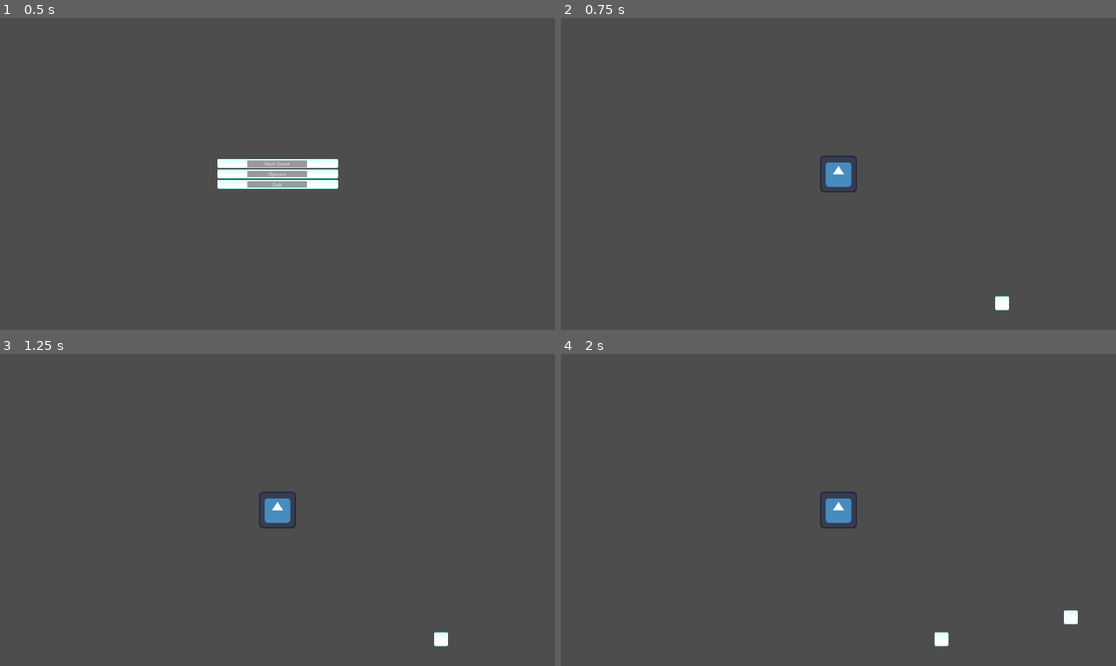
Above: before the commit, frames 1-4 (two rows, left to right).
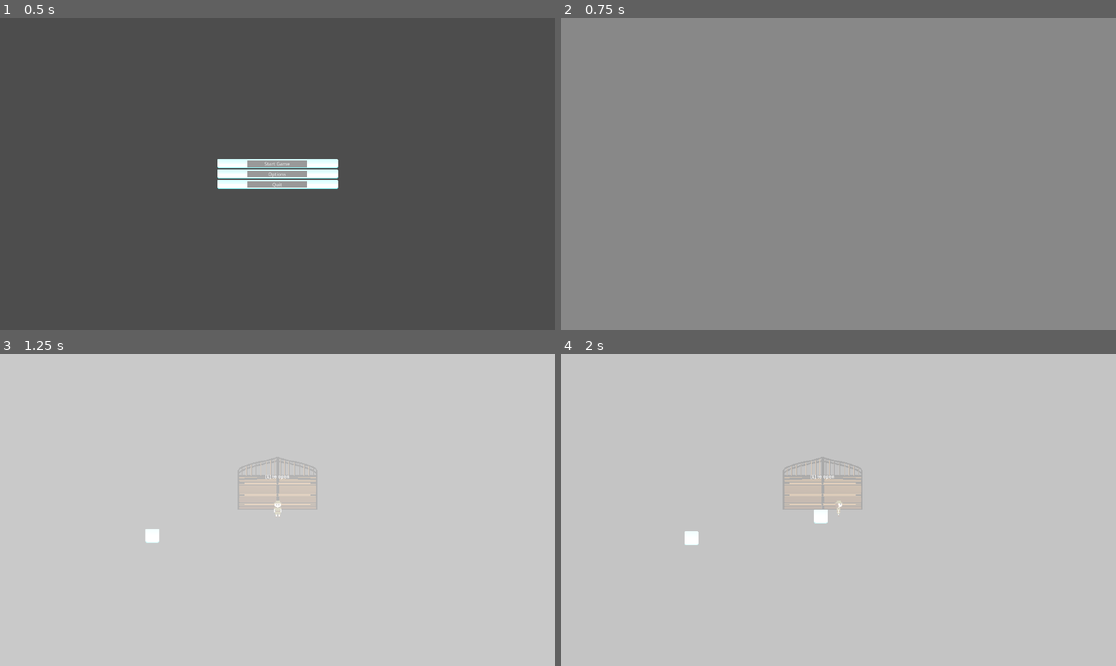
Above: after the commit, the same moments.

Repository: BlueEyedKing/PurpleTeamGameProject
Game: Godot game, scene res://main.tscn
Two runs of this game, one before a commit and one after it. Both use one fixed random seed, a clock stepped at 60 frames per second and the inputs below. The engine's default icon, where the game draws it, is replaced by a stand-in: a white triangle on a blue panel in a dark square.
Inputs:
- Up to frame 1 (0.5 s): no input
- Up to frame 2 (0.75 s): click "Start Game" at 0.5 s
- Up to frame 3 (1.25 s): no input
- Up to frame 4 (2 s): hold D (right) from 1.28 s (still down); hold E (advance_dialog) from 1.28 s (still down)

Frame 1 is identical in both runs. In frame 2, 100% of the frame differs, in the area x 0-100%, y 0-100%; in frame 3, 100%; in frame 4, 100%.

Commit message:
feat: travel system
jank commit but its w.e, main change was this simple travel system

Diff:
--- a/game-project/Levels/camp_1.tscn
+++ b/game-project/Levels/camp_1.tscn
@@ -1,6 +1,7 @@
-[gd_scene load_steps=2 format=3 uid="uid://b5cn2mu4srl7d"]
+[gd_scene load_steps=3 format=3 uid="uid://b5cn2mu4srl7d"]
 
 [ext_resource type="Texture2D" uid="uid://cpmsabw7q3px7" path="res://Resources/textBox.png" id="1_s1ba8"]
+[ext_resource type="PackedScene" uid="uid://c46j0y5d7wn0w" path="res://MiscObjects/gateOutOfCity.tscn" id="2_ip8uc"]
 
 [node name="Camp1" type="Node2D"]
 
@@ -11,3 +12,8 @@
 [node name="TextBox2" type="Sprite2D" parent="."]
 position = Vector2(1014, 372)
 texture = ExtResource("1_s1ba8")
+
+[node name="gate_main_city" parent="." instance=ExtResource("2_ip8uc")]
+position = Vector2(1020, 258)
+destination_level = "main_city"
+destination_gate = "camp_1"
--- a/game-project/Levels/main_city.tscn
+++ b/game-project/Levels/main_city.tscn
@@ -1,9 +1,15 @@
-[gd_scene load_steps=2 format=3 uid="uid://c7j1lrf61kik0"]
+[gd_scene load_steps=3 format=3 uid="uid://c7j1lrf61kik0"]
 
 [ext_resource type="Texture2D" uid="uid://cpmsabw7q3px7" path="res://Resources/textBox.png" id="1_ajoiv"]
+[ext_resource type="PackedScene" uid="uid://c46j0y5d7wn0w" path="res://MiscObjects/gateOutOfCity.tscn" id="2_ixmwh"]
 
 [node name="MainCity" type="Node2D"]
 
 [node name="TextBox" type="Sprite2D" parent="."]
 position = Vector2(229, 283)
 texture = ExtResource("1_ajoiv")
+
+[node name="gate_camp_1" parent="." instance=ExtResource("2_ixmwh")]
+position = Vector2(662, 102)
+destination_level = "camp_1"
+destination_gate = "main_city"
--- /dev/null
+++ b/game-project/MiscObjects/gateOutOfCity.gd
@@ -0,0 +1,19 @@
+extends Node2D
+class_name Gate
+
+@onready var interaction_area: InteractionArea = $InteractionArea
+@export var destination_level: String
+@export var destination_gate: String
+
+@onready var spawn_point: Marker2D = $SpawnPoint
+@onready var animated_sprite_2d: AnimatedSprite2D = $AnimatedSprite2D
+
+# Called when the node enters the scene tree for the first time.
+func _ready() -> void:
+	interaction_area.interact = Callable(self, "_open_gate")
+
+
+func _open_gate():
+	animated_sprite_2d.animation = "Open"
+	# TODO forced animation of player walking out of city while screen fading out for example
+	EventBus.travel.emit(destination_level, destination_gate)
--- /dev/null
+++ b/game-project/MiscObjects/gateOutOfCity.tscn
@@ -0,0 +1,47 @@
+[gd_scene load_steps=7 format=3 uid="uid://c46j0y5d7wn0w"]
+
+[ext_resource type="Texture2D" uid="uid://bb4gdjx53d8or" path="res://Resources/Sprites/shitGate.png" id="1_ex6se"]
+[ext_resource type="Script" uid="uid://rjdws3s48yfk" path="res://MiscObjects/gateOutOfCity.gd" id="1_x7k1u"]
+[ext_resource type="PackedScene" uid="uid://blafrjv46qgh2" path="res://Systems/Interaction/interaction area/interaction_area.tscn" id="2_x7k1u"]
+[ext_resource type="Texture2D" uid="uid://c4uk27n6rutal" path="res://Resources/Sprites/shitGateOpen.png" id="3_0d0ww"]
+
+[sub_resource type="SpriteFrames" id="SpriteFrames_0e6fv"]
+animations = [{
+"frames": [{
+"duration": 1.0,
+"texture": ExtResource("1_ex6se")
+}],
+"loop": false,
+"name": &"Closed",
+"speed": 5.0
+}, {
+"frames": [{
+"duration": 1.0,
+"texture": ExtResource("3_0d0ww")
+}],
+"loop": false,
+"name": &"Open",
+"speed": 5.0
+}]
+
+[sub_resource type="RectangleShape2D" id="RectangleShape2D_0d0ww"]
+size = Vector2(274, 56)
+
+[node name="gate" type="Node2D"]
+script = ExtResource("1_x7k1u")
+
+[node name="AnimatedSprite2D" type="AnimatedSprite2D" parent="."]
+position = Vector2(3.0517578e-05, 7.6293945e-06)
+scale = Vector2(0.47916666, 0.47916666)
+sprite_frames = SubResource("SpriteFrames_0e6fv")
+animation = &"Closed"
+
+[node name="InteractionArea" parent="." instance=ExtResource("2_x7k1u")]
+action_name = "open"
+
+[node name="CollisionShape2D" type="CollisionShape2D" parent="InteractionArea"]
+position = Vector2(0, 62)
+shape = SubResource("RectangleShape2D_0d0ww")
+
+[node name="SpawnPoint" type="Marker2D" parent="."]
+position = Vector2(0, 92)
--- /dev/null
+++ b/game-project/MiscObjects/transition_screen.tscn
@@ -0,0 +1,73 @@
+[gd_scene load_steps=6 format=3 uid="uid://b5dyx2os8ee55"]
+
+[ext_resource type="Script" uid="uid://dht3ae5j20nwg" path="res://Scripts/transitionScreen.gd" id="1_5luwm"]
+
+[sub_resource type="Animation" id="Animation_2ycwv"]
+resource_name = "fadeToBlack"
+length = 0.5
+tracks/0/type = "value"
+tracks/0/imported = false
+tracks/0/enabled = true
+tracks/0/path = NodePath("ColorRect:modulate")
+tracks/0/interp = 1
+tracks/0/loop_wrap = true
+tracks/0/keys = {
+"times": PackedFloat32Array(0, 0.49830082),
+"transitions": PackedFloat32Array(1, 1),
+"update": 0,
+"values": [Color(1, 1, 1, 0), Color(1, 1, 1, 1)]
+}
+
+[sub_resource type="Animation" id="Animation_2wtyp"]
+length = 0.001
+tracks/0/type = "value"
+tracks/0/imported = false
+tracks/0/enabled = true
+tracks/0/path = NodePath("ColorRect:modulate")
+tracks/0/interp = 1
+tracks/0/loop_wrap = true
+tracks/0/keys = {
+"times": PackedFloat32Array(0),
+"transitions": PackedFloat32Array(1),
+"update": 0,
+"values": [Color(1, 1, 1, 0)]
+}
+
+[sub_resource type="Animation" id="Animation_6uk4k"]
+resource_name = "fadeToNormal"
+length = 0.5
+tracks/0/type = "value"
+tracks/0/imported = false
+tracks/0/enabled = true
+tracks/0/path = NodePath("ColorRect:modulate")
+tracks/0/interp = 1
+tracks/0/loop_wrap = true
+tracks/0/keys = {
+"times": PackedFloat32Array(0, 0.5),
+"transitions": PackedFloat32Array(1, 1),
+"update": 0,
+"values": [Color(1, 1, 1, 1), Color(1, 1, 1, 0)]
+}
+
+[sub_resource type="AnimationLibrary" id="AnimationLibrary_bswnw"]
+_data = {
+&"RESET": SubResource("Animation_2wtyp"),
+&"fadeToBlack": SubResource("Animation_2ycwv"),
+&"fadeToNormal": SubResource("Animation_6uk4k")
+}
+
+[node name="transitionScreen" type="CanvasLayer"]
+script = ExtResource("1_5luwm")
+
+[node name="ColorRect" type="ColorRect" parent="."]
+modulate = Color(1, 1, 1, 0)
+anchors_preset = 15
+anchor_right = 1.0
+anchor_bottom = 1.0
+grow_horizontal = 2
+grow_vertical = 2
+
+[node name="AnimationPlayer" type="AnimationPlayer" parent="."]
+libraries = {
+&"": SubResource("AnimationLibrary_bswnw")
+}
--- a/game-project/Player/player.gd
+++ b/game-project/Player/player.gd
@@ -1,12 +1,29 @@
 extends CharacterBody2D
-
+class_name Player
 
 @export var SPEED: float = 300.0
+
+@onready var animated_sprite_2d: AnimatedSprite2D = $AnimatedSprite2D
 
 func get_input() -> void:
 	var input_direction = Input.get_vector("left", "right", "up", "down")
 	velocity = input_direction * SPEED
+	update_animation(input_direction)
 
 func _physics_process(delta: float) -> void:
 	get_input()
 	move_and_slide()
+
+func update_animation(direction) -> void:
+	if direction == Vector2.ZERO:
+		animated_sprite_2d.play("idle")
+		return
+
+	if direction.x > 0:
+		animated_sprite_2d.play("right")
+	if direction.x < 0:
+		animated_sprite_2d.play("left")
+	if direction.y > 0:
+		animated_sprite_2d.play("down")
+	if direction.y < 0:
+		animated_sprite_2d.play("up")
--- a/game-project/Player/player.tscn
+++ b/game-project/Player/player.tscn
@@ -1,7 +1,61 @@
-[gd_scene load_steps=4 format=3 uid="uid://ce0rgik1b5ywy"]
+[gd_scene load_steps=10 format=3 uid="uid://ce0rgik1b5ywy"]
 
 [ext_resource type="Script" uid="uid://dfcr40rqjexs" path="res://Player/player.gd" id="1_4ntmi"]
-[ext_resource type="Texture2D" uid="uid://bfjpenbpiwplc" path="res://Resources/icon.svg" id="2_btcbx"]
+[ext_resource type="Texture2D" uid="uid://654nh1h425yv" path="res://Player/Sprites/Main_Player_Front-export.png" id="2_4ntmi"]
+[ext_resource type="Texture2D" uid="uid://ctvbrn4jt745h" path="res://Player/Sprites/Main_Player_Right-export.png" id="3_vtle1"]
+[ext_resource type="Texture2D" uid="uid://daygqavbiumgl" path="res://Player/Sprites/Main_Player_Walking_Right-export.png" id="4_od3ui"]
+[ext_resource type="Texture2D" uid="uid://bk24y1upn75hs" path="res://Player/Sprites/Main_Player_Left-export.png" id="5_00tjw"]
+[ext_resource type="Texture2D" uid="uid://bdkkd4yqn0kqv" path="res://Player/Sprites/Main_Player_Walking_Left-export.png" id="6_x3vf3"]
+[ext_resource type="Texture2D" uid="uid://r4mlyn3ld7qp" path="res://Player/Sprites/Main_Player_Back-export.png" id="7_apopc"]
+
+[sub_resource type="SpriteFrames" id="SpriteFrames_l8h54"]
+animations = [{
+"frames": [{
+"duration": 1.0,
+"texture": ExtResource("2_4ntmi")
+}],
+"loop": true,
+"name": &"down",
+"speed": 5.0
+}, {
+"frames": [{
+"duration": 1.0,
+"texture": ExtResource("2_4ntmi")
+}],
+"loop": true,
+"name": &"idle",
+"speed": 5.0
+}, {
+"frames": [{
+"duration": 1.0,
+"texture": ExtResource("3_vtle1")
+}, {
+"duration": 1.0,
+"texture": ExtResource("4_od3ui")
+}],
+"loop": true,
+"name": &"left",
+"speed": 5.0
+}, {
+"frames": [{
+"duration": 1.0,
+"texture": ExtResource("5_00tjw")
+}, {
+"duration": 1.0,
+"texture": ExtResource("6_x3vf3")
+}],
+"loop": true,
+"name": &"right",
+"speed": 5.0
+}, {
+"frames": [{
+"duration": 1.0,
+"texture": ExtResource("7_apopc")
+}],
+"loop": true,
+"name": &"up",
+"speed": 5.0
+}]
 
 [sub_resource type="CircleShape2D" id="CircleShape2D_4ntmi"]
 radius = 110.059074
@@ -10,8 +64,9 @@
 collision_layer = 3
 script = ExtResource("1_4ntmi")
 
-[node name="Sprite2D" type="Sprite2D" parent="."]
-texture = ExtResource("2_btcbx")
+[node name="AnimatedSprite2D" type="AnimatedSprite2D" parent="."]
+sprite_frames = SubResource("SpriteFrames_l8h54")
+animation = &"left"
 
 [node name="CollisionShape2D" type="CollisionShape2D" parent="."]
 shape = SubResource("CircleShape2D_4ntmi")
--- /dev/null
+++ b/game-project/Scripts/EventBus.gd
@@ -0,0 +1,5 @@
+extends Node
+
+
+signal travel(destination: String, spawnpoint: String)
+# more?
--- a/game-project/level_manager.gd
+++ b/game-project/Scripts/level_manager.gd
@@ -4,10 +4,13 @@
 const MAIN_CITY = preload("res://Levels/main_city.tscn")
 @onready var world: Node2D = $"../../World"
 
-
+var spawn_door
 var current_level
 
-func load_level(level: String) -> void:
+func _ready() -> void:
+	EventBus.travel.connect(load_level)
+
+func load_level(level: String, gate: String) -> void:
 	if current_level:
 		current_level.queue_free()
 	match level:
@@ -15,9 +18,13 @@
 			current_level = CAMP_1.instantiate()
 		"main_city":
 			current_level = MAIN_CITY.instantiate()
+	if current_level:
+		spawn_door = gate
+		TransitionScreen.transition()
+		await TransitionScreen.on_transition_finished
 	world.add_child(current_level)
 
-	load_player() # TODO move logic?
+	load_player(gate) # TODO move logic?
 
 func free_level() -> void:
 	if current_level:
@@ -25,8 +32,9 @@
 		current_level.queue_free()
 		current_level = null
 
-func load_player() -> void:
+func load_player(destination_gate: String) -> void:
 	var player = preload("res://Player/Player.tscn").instantiate()
+	var gate_path = "gate_" + destination_gate
+	var gate = current_level.get_node(gate_path) as Gate
 	current_level.add_child(player)
-
-	#camera.target = player
+	player.global_position = gate.spawn_point.global_position
--- a/game-project/main.gd
+++ b/game-project/Scripts/main.gd
@@ -7,14 +7,8 @@
 
 # Called when the node enters the scene tree for the first time.
 func _ready() -> void:
-#	state_manager.return_to_main_menu_requested.connect(_on_return_to_main_menu)
 	state_manager.state_changed.connect(_on_state_changed)
 	state_manager.push_state(MainMenuState.new(state_manager))
-
-#func _on_return_to_main_menu() -> void:
-	#saver_loader.save_game()
-	#state_manager.clear_stack()
-	#state_manager.push_state(MainMenuState.new(state_manager))
 
 func _on_state_changed(state) -> void:
 	print("stack size: ", state_manager.state_stack.size()) #debugging purposes
--- /dev/null
+++ b/game-project/Scripts/transitionScreen.gd
@@ -0,0 +1,22 @@
+extends CanvasLayer
+
+
+@onready var color_rect: ColorRect = $ColorRect
+@onready var animation_player: AnimationPlayer = $AnimationPlayer
+
+signal on_transition_finished
+
+func _ready() -> void:
+	color_rect.visible = false
+	animation_player.animation_finished.connect(_on_animation_finished)
+
+func _on_animation_finished(animation):
+	if animation == "fadeToBlack":
+		on_transition_finished.emit()
+		animation_player.play("fadeToNormal")
+	elif animation == "fadeToNormal":
+		color_rect.visible = false
+
+func transition():
+	color_rect.visible = true
+	animation_player.play("fadeToBlack")
--- a/game-project/States/state_manager.gd
+++ b/game-project/States/state_manager.gd
@@ -8,6 +8,9 @@
 
 #signal return_to_main_menu_requested
 signal state_changed(new_state)
+
+func _ready() -> void:
+	process_mode = PROCESS_MODE_ALWAYS
 
 func push_state(state) -> void:
 	state_stack.push_back(state)
@@ -21,7 +24,6 @@
 		state_changed.emit(state_stack[-1])
 
 func _process(delta) -> void:
-	process_mode = PROCESS_MODE_ALWAYS
 	if state_stack.size() > 0:
 		state_stack[-1].Update(delta)
 
@@ -33,16 +35,15 @@
 	saver_loader.save_game()
 	clear_stack()
 	push_state(MainMenuState.new(self))
-	#return_to_main_menu_requested.emit()
 
 func show_ui(scene) -> void:
 	ui.add_child(scene)
 
 func load_level(save) -> void:
-	level_manager.load_level(save)
+	level_manager.load_level(save[0], save[1])
 
 func free_level() -> void:
 	level_manager.free_level()
 
-func get_current_level() -> String: # at least currently returns a hardcoded string for testing purposes
+func get_current_level(): # at least currently returns a hardcoded array for testing purposes
 	return saver_loader.load_game()
--- a/game-project/Systems/Saving/saver_loader.gd
+++ b/game-project/Systems/Saving/saver_loader.gd
@@ -7,4 +7,4 @@
 	pass
 
 func load_game():
-	return "camp_1"
+	return ["main_city", "camp_1"]
--- a/game-project/main.tscn
+++ b/game-project/main.tscn
@@ -1,10 +1,10 @@
 [gd_scene load_steps=6 format=3 uid="uid://82iulmcrd2d6"]
 
-[ext_resource type="Script" uid="uid://c30yd5qajfwqb" path="res://main.gd" id="1_h2yge"]
+[ext_resource type="Script" uid="uid://c30yd5qajfwqb" path="res://Scripts/main.gd" id="1_h2yge"]
 [ext_resource type="Script" uid="uid://6s2ef66sne0k" path="res://States/state_manager.gd" id="1_ig7tw"]
-[ext_resource type="Script" uid="uid://b3m6nwbrixx6j" path="res://level_manager.gd" id="2_h2yge"]
+[ext_resource type="Script" uid="uid://b3m6nwbrixx6j" path="res://Scripts/level_manager.gd" id="2_h2yge"]
 [ext_resource type="Script" uid="uid://tgwsjcg7muy7" path="res://Systems/Saving/saver_loader.gd" id="4_1bvp3"]
-[ext_resource type="Script" uid="uid://d3pvxy4vsgmc0" path="res://ui_manager.gd" id="5_lquwl"]
+[ext_resource type="Script" uid="uid://d3pvxy4vsgmc0" path="res://Scripts/ui_manager.gd" id="5_lquwl"]
 
 [node name="Main" type="Node"]
 script = ExtResource("1_h2yge")
--- a/game-project/project.godot
+++ b/game-project/project.godot
@@ -19,6 +19,8 @@
 
 DialogManager="*res://Systems/Interaction/DialogManager.gd"
 InteractionManager="*res://Systems/Interaction/InteractionManager.tscn"
+TransitionScreen="*res://MiscObjects/transition_screen.tscn"
+EventBus="*res://Scripts/EventBus.gd"
 
 [display]
 
Not shown, added: game-project/MiscObjects/gateOutOfCity.gd.uid
Binary file added: game-project/Player/Sprites/Main_Player_Back-export.png
Not shown, added: game-project/Player/Sprites/Main_Player_Back-export.png.import
Binary file added: game-project/Player/Sprites/Main_Player_Front-export.png
Not shown, added: game-project/Player/Sprites/Main_Player_Front-export.png.import
Binary file added: game-project/Player/Sprites/Main_Player_Left-export.png
Not shown, added: game-project/Player/Sprites/Main_Player_Left-export.png.import
Binary file added: game-project/Player/Sprites/Main_Player_Right-export.png
Not shown, added: game-project/Player/Sprites/Main_Player_Right-export.png.import
Binary file added: game-project/Player/Sprites/Main_Player_Walking_Left-export.png
Not shown, added: game-project/Player/Sprites/Main_Player_Walking_Left-export.png.import
Binary file added: game-project/Player/Sprites/Main_Player_Walking_Right-export.png
(and 11 more such lines)
